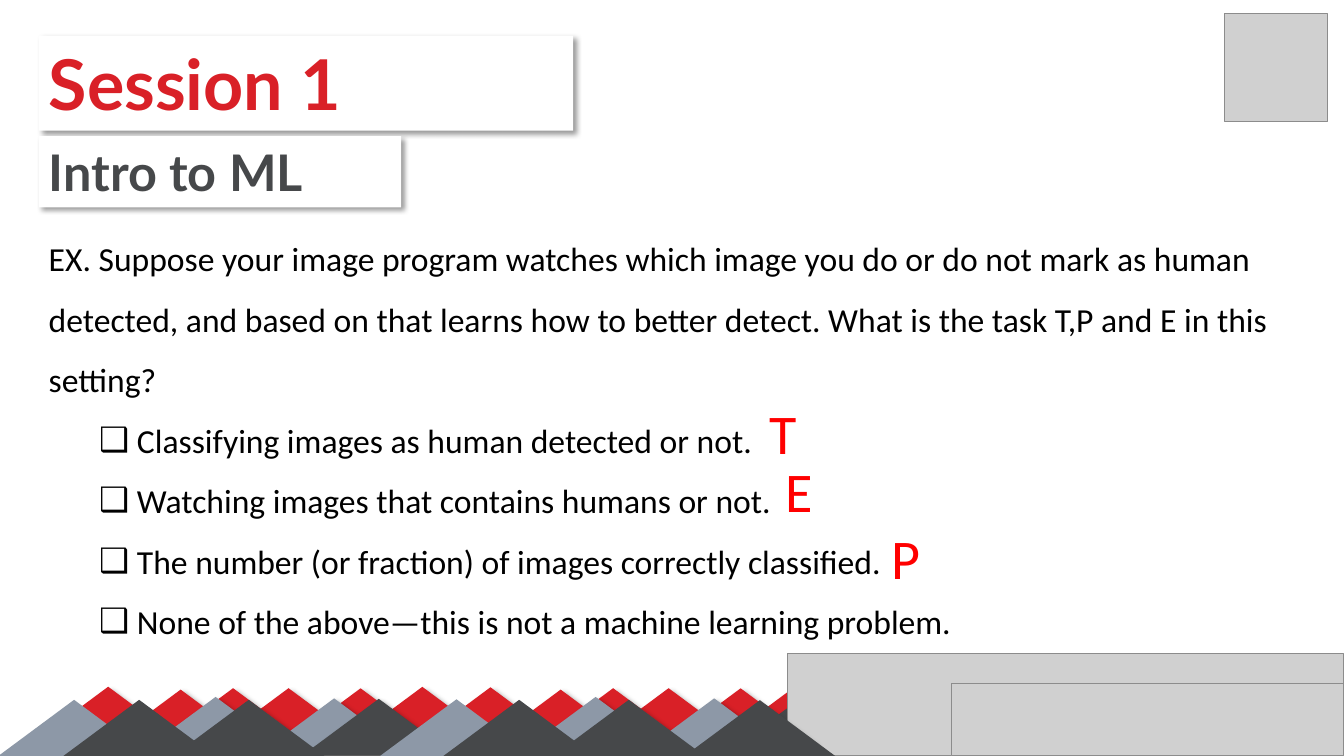
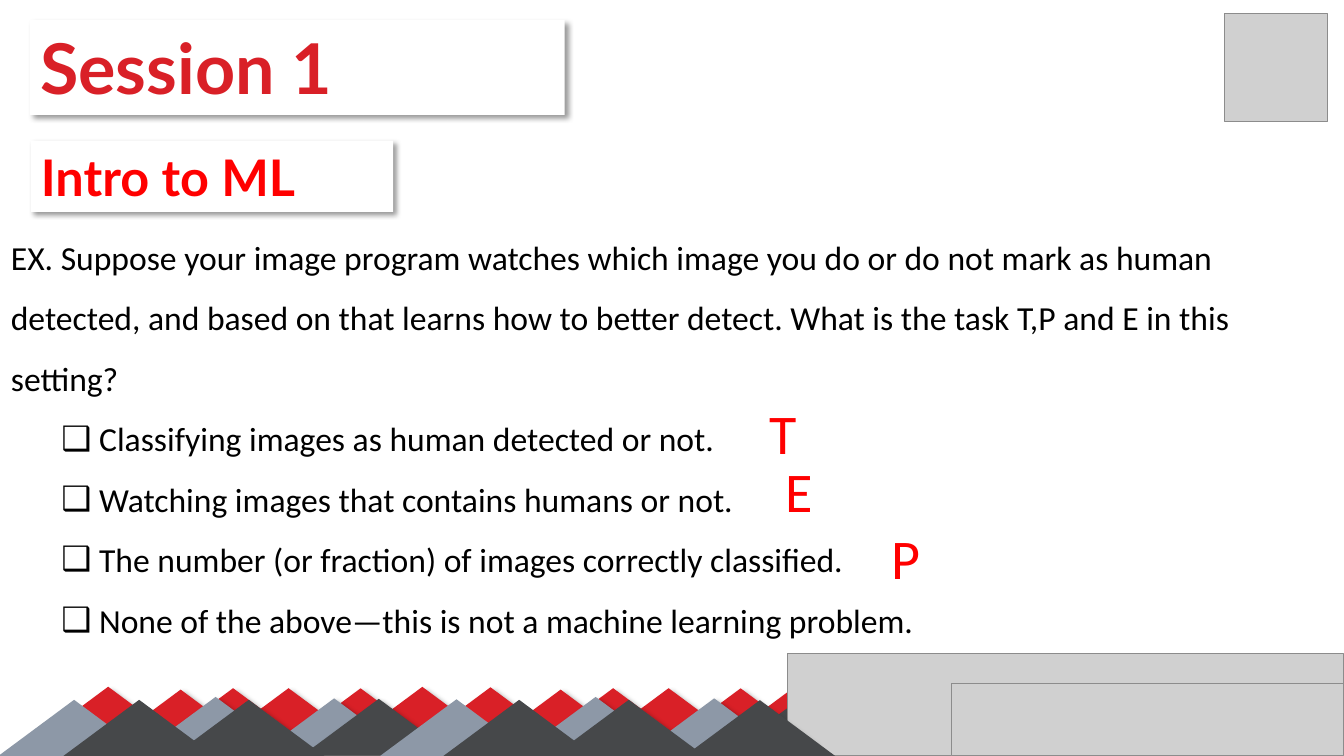
Before and after one commit to SalmaGira/machine-learning-workshop-Kvector, a slide deck: slide 5 of Sessions/Session 1/Session_01.pptx (slide 6 before the commit). Drawn at 1344x756 pixels with LibreOffice and Linux fonts; fonts in the diff are those of the drawing; grey boxes stand for pictures. Boxes give left, top, right and bottom in pixels: in the first picture for what was removed or moved away, otherwise in the second. Text is boxed around its words. In the diff, an @@ line names an element or a change of style, - is before the commit and + after.

```diff
--- a/Sessions/Session 1/Session_01.pptx
+++ b/Sessions/Session 1/Session_01.pptx
@@ rectangle "Session 1": place and size @@
-rectangle "Session 1" at <box>39,35,574,130</box>
+rectangle "Session 1" at <box>30,20,565,115</box>
@@ rectangle "Intro to ML": place and size @@
-rectangle "Intro to ML" at <box>39,136,401,208</box>
+rectangle "Intro to ML" at <box>31,141,393,213</box>
@@ rectangle "Intro to ML" at <box>31,141,393,213</box>: text colour #46484A to #FF0000 @@
@@ text "EX. Suppose your image program ...": place and size @@
-text "EX. Suppose your image program ..." at <box>49,247,1267,640</box>
+text "EX. Suppose your image program ..." at <box>11,246,1229,639</box>
```
Also in this commit, not shown: 9 other slides changed, 6 slides added.
